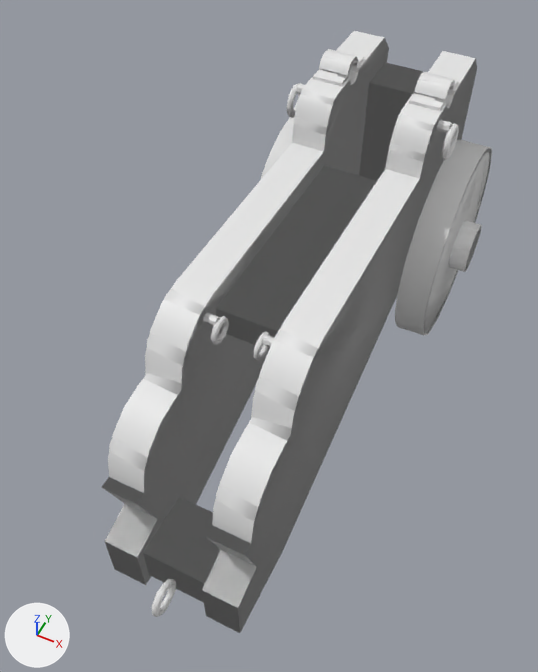
An edit to the FBX model AssetSources/export/galleass_falconet.fbx, drawn before and after from the same camera.
One viewpoint serves both versions: a 50 mm lens placed at (0.544, -1.781, 1.826), pointed at (-0.042, -0.609, 0.361). Every picture has the same lights, and +X, +Y and +Z are marked at lower left. The first picture is the older version. Objects named as collision shapes, trigger or cutter boxes, shadow casters or lower levels of detail are left out.

Objects in the first picture: 'galleass_falconet', 'galleass_falconet_lod1'.
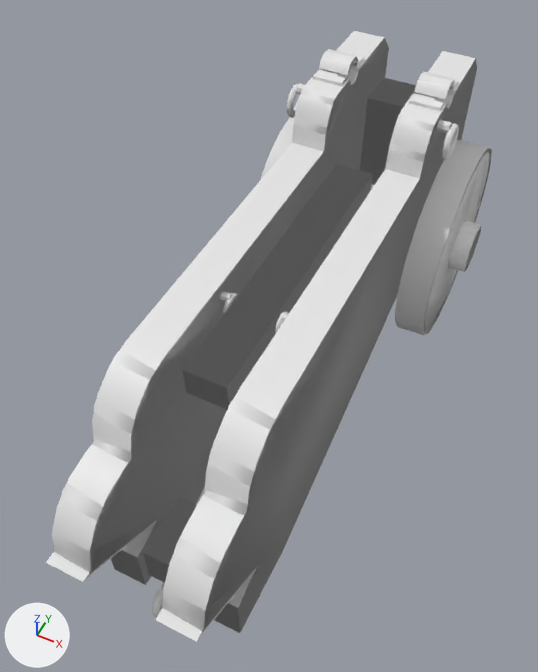
Location of each change, (x1, y1, x2, y2) in pixels of the pictures (538 x 672 px; the box of a moved part takes in the faces that stretch with it):
'galleass_falconet', reshaped (14% wider)
    before: (102, 31, 492, 633)
    after: (46, 31, 492, 642)
'galleass_falconet_lod1', reshaped (13% wider)
    before: (102, 38, 492, 631)
    after: (52, 38, 492, 631)
part 1 of me_galleass_falconet_lod1_001, deleted
    before: (253, 332, 270, 359)
part 2 of me_galleass_falconet_lod1_001, deleted
    before: (211, 316, 229, 341)
part 3 of me_galleass_falconet_lod1_001, moved or reshaped
    before: (102, 252, 325, 566)
    after: (52, 253, 325, 631)
part 4 of me_galleass_falconet, moved or reshaped
    before: (216, 166, 377, 350)
    after: (183, 163, 373, 410)
part 5 of me_galleass_falconet, moved or reshaped
    before: (203, 313, 219, 326)
    after: (220, 292, 233, 302)
part 6 of me_galleass_falconet, moved or reshaped
    before: (211, 316, 229, 345)
    after: (223, 293, 238, 314)
part 7 of me_galleass_falconet, moved or reshaped
    before: (262, 335, 274, 347)
    after: (281, 314, 288, 322)
part 8 of me_galleass_falconet, moved or reshaped
    before: (253, 332, 269, 361)
    after: (274, 311, 289, 335)
part 9 of me_galleass_falconet, moved or reshaped
    before: (102, 61, 387, 610)
    after: (46, 61, 387, 642)
part 10 of me_galleass_falconet, moved or reshaped
    before: (359, 62, 424, 181)
    after: (360, 77, 416, 185)

The change, as a list of edits to the scene's bpy script:
```text
Change me_galleass_falconet:
    used by ob_galleass_falconet; location = (0.0, 0.0, 0.0)
    before: 993 (-0.09, 0.13, 0.7) at pixel (369, 82), 995 (-0.09, 0.26, 0.7) at pixel (385, 62), 997 (0.09, 0.13, 0.7), 999 (0.09, 0.26, 0.7)
    remove me_galleass_falconet.from_pydata(...)  # 1432 vertices, 1174 faces; spans x -0.33..0.33, y -1.3..0.34, z 0.0..0.84
    add me_galleass_falconet.from_pydata(...)  # 1432 vertices, 1174 faces; spans x -0.33..0.33, y -1.37..0.34, z 0.0..0.84
    me_galleass_falconet part 4: the loose piece of 8 vertices spanning x -0.09..0.09, y -0.79..-0.18, z 0.53..0.61 is scaled about its middle by (0.6, 1.33, 1), then moved by (0.0, -0.1, 0.02)
    me_galleass_falconet part 5: the loose piece of 16 vertices spanning x -0.09..-0.06, y -0.84..-0.82, z 0.61..0.63 is moved by (0.0, 0.08, 0.0)
    me_galleass_falconet part 6: the loose piece of 128 vertices spanning x -0.06..-0.05, y -0.86..-0.8, z 0.56..0.63 is moved by (-0.01, 0.08, 0.0)
    me_galleass_falconet part 7: the loose piece of 16 vertices spanning x 0.06..0.09, y -0.84..-0.82, z 0.61..0.63 is moved by (0.0, 0.08, 0.0)
    me_galleass_falconet part 8: the loose piece of 128 vertices spanning x 0.05..0.06, y -0.86..-0.8, z 0.56..0.63 is moved by (0.01, 0.08, 0.0)
    me_galleass_falconet part 9: 44 of the vertices in x -0.18..0.18, y -1.17..-0.8, z 0.34..0.66 are moved by (0.0, -0.2, 0.0)
    me_galleass_falconet part 10
    add for i in [993, 995, 997, 999]: me_galleass_falconet.vertices[i].co += Vector((0.0, 0.0, -0.05))
Change me_galleass_falconet_lod1_001:
    used by ob_galleass_falconet_lod1; location = (0.0, 0.0, 0.0)
    remove me_galleass_falconet_lod1_001.from_pydata(...)  # 629 vertices, 1070 faces; spans x -0.33..0.33, y -1.3..0.34, z 0.0..0.83
    add me_galleass_falconet_lod1_001.from_pydata(...)  # 629 vertices, 1070 faces; spans x -0.33..0.33, y -1.35..0.34, z 0.0..0.83
    me_galleass_falconet_lod1_001 part 1: the loose piece of 23 vertices spanning x 0.04..0.06, y -0.86..-0.8, z 0.57..0.63 is deleted
    me_galleass_falconet_lod1_001 part 2: the loose piece of 23 vertices spanning x -0.06..-0.04, y -0.86..-0.8, z 0.57..0.63 is deleted
    me_galleass_falconet_lod1_001 part 3
    36 vertices are removed from x -0.18..0.24, y -1.17..0.04, z 0.22..0.66
    92 faces are deleted
    2 vertices move from x -0.18..0.09, y -1.14, z 0.34 to x -0.18..0.09, y -1.35, z 0.34
    38 vertices are added at x -0.18..0.24, y -1.35..0.06, z 0.23..0.66
    76 new faces join them, mat_galleass_trim (white #e7e7e7)
    16 new faces join them, mat_galleass_iron (white #e7e7e7)
    other edits to the shape of me_galleass_falconet_lod1_001 do not show in these pictures
```
